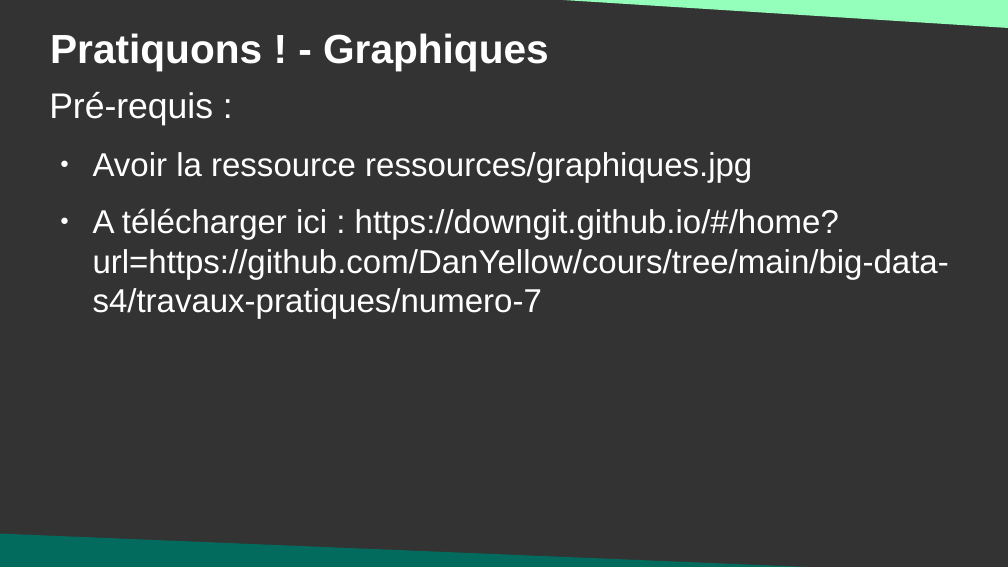
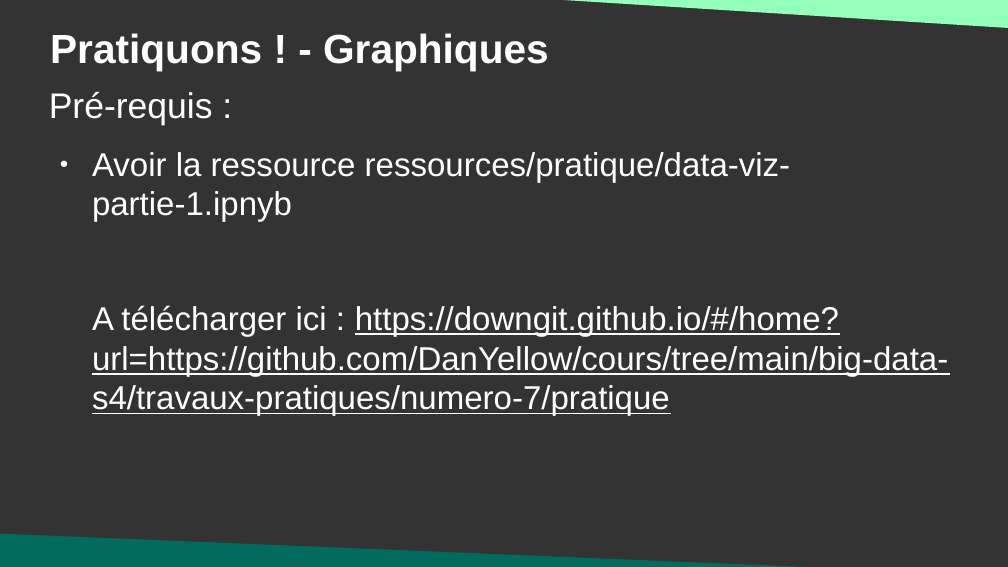
Before and after one commit to DanYellow/cours, a slide deck: slide 33 of big-data-s4/travaux-pratiques/numero-7/presentation.odp. Drawn at 1008x567 pixels with LibreOffice and Linux fonts; fonts in the diff are those of the drawing. Boxes give left, top, right and bottom in pixels: in the first picture for what was removed or moved away, otherwise in the second. Text is boxed around its words. In the diff, an @@ line names an element or a change of style, - is before the commit and + after.

```diff
--- a/big-data-s4/travaux-pratiques/numero-7/presentation.odp
+++ b/big-data-s4/travaux-pratiques/numero-7/presentation.odp
@@ text at (92,152,948,416): text changed @@
-● Avoir la ressource ressources/graphiques.jpg
-● A télécharger ici : https://downgit.github.io/#/home?url=https://github.com/DanYellow/cours/tree/main/big-data-s4/travaux-pratiques/numero-7
+● Avoir la ressource ressources/pratique/data-viz-partie-1.ipnyb
+A télécharger ici : https://downgit.github.io/#/home?url=https://github.com/DanYellow/cours/tree/main/big-data-s4/travaux-pratiques/numero-7/pratique
```
Also in this commit, not shown: 1 other slide changed, 5 other files.
